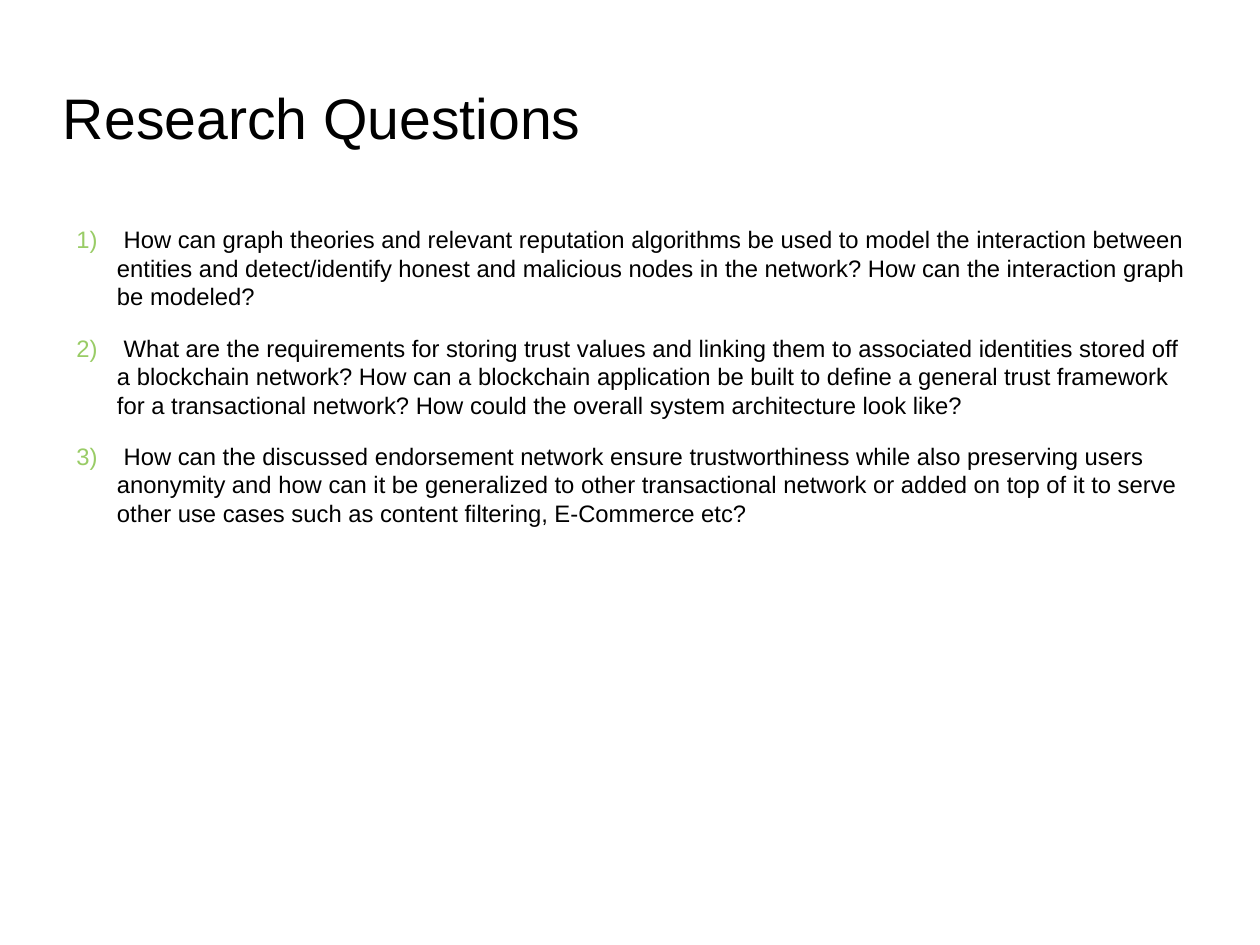
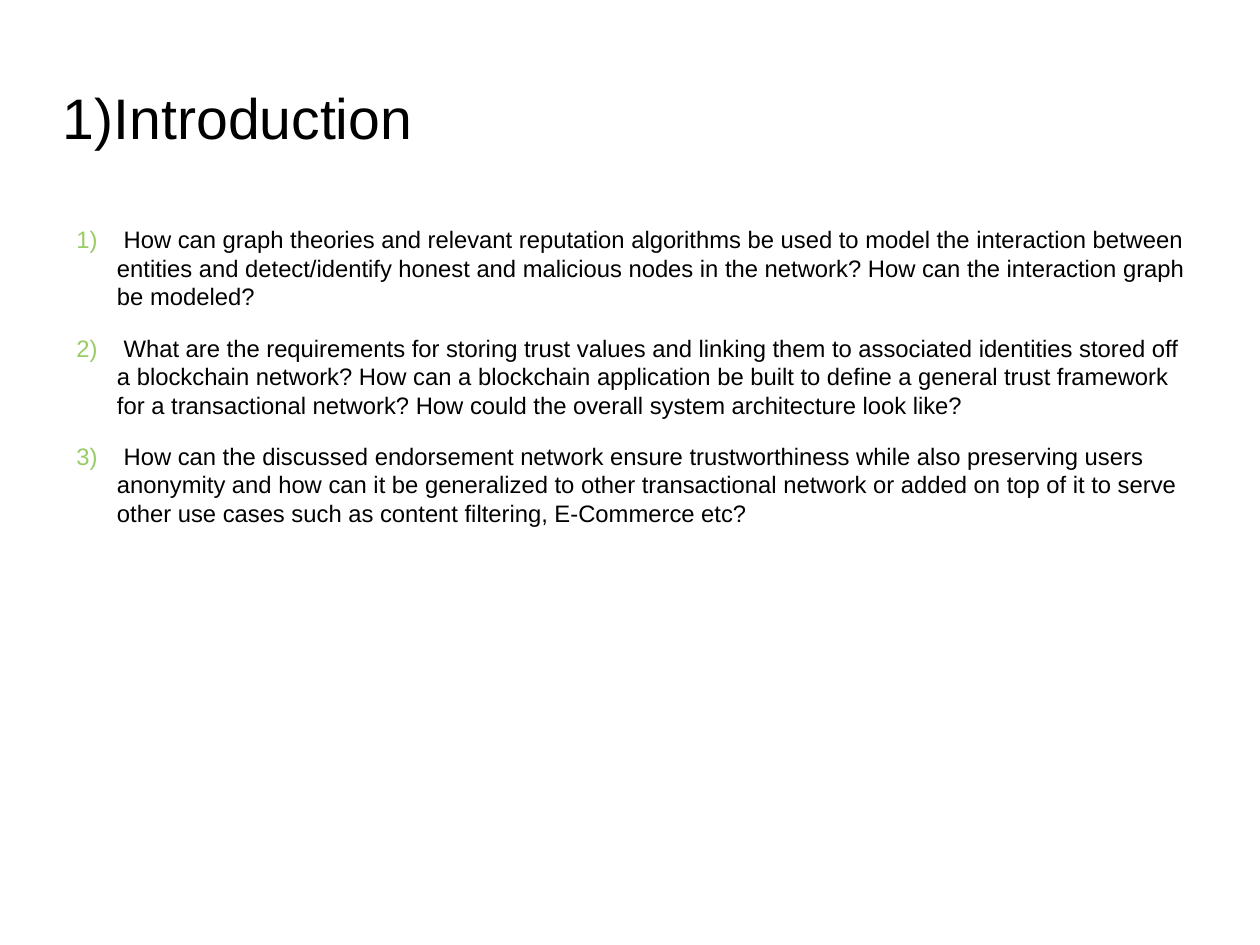
Before and after one commit to s2-t2/blockchain_reputation_system, a slide deck: slide 3 of documents/Presentation/Presentation.odp. Drawn at 1260x945 pixels with LibreOffice and Linux fonts; fonts in the diff are those of the drawing; background and template pictures are left out. Boxes give left, top, right and bottom in pixels: in the first picture for what was removed or moved away, otherwise in the second. Text is boxed around its words. In the diff, an @@ line names an element or a change of style, - is before the commit and + after.

```diff
--- a/documents/Presentation/Presentation.odp
+++ b/documents/Presentation/Presentation.odp
@@ title at (63,97,412,150): text changed @@
-Research Questions
+1)Introduction
```
Also in this commit, not shown: 11 other slides changed, 7 slides added, 8 slides removed, 4 other files.
